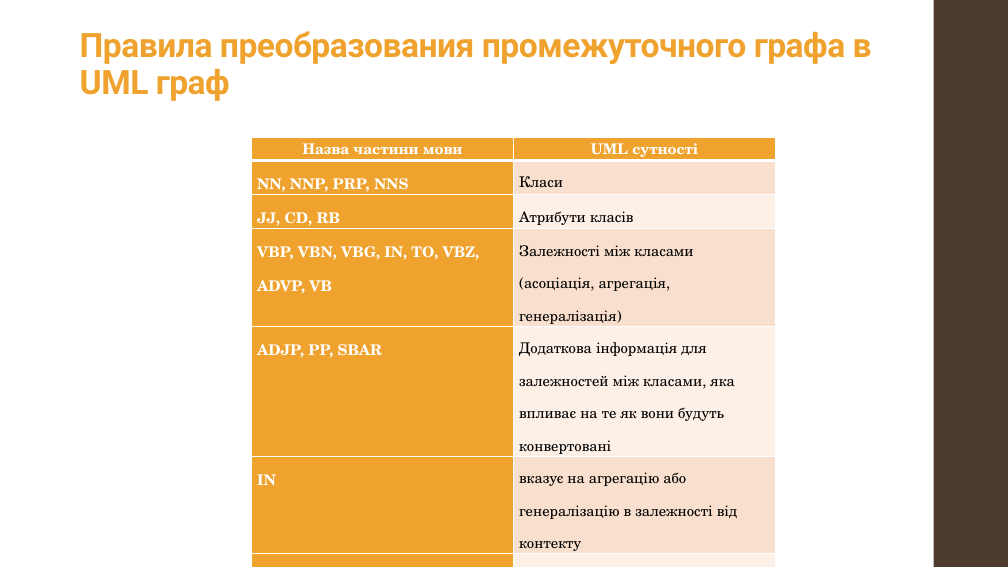
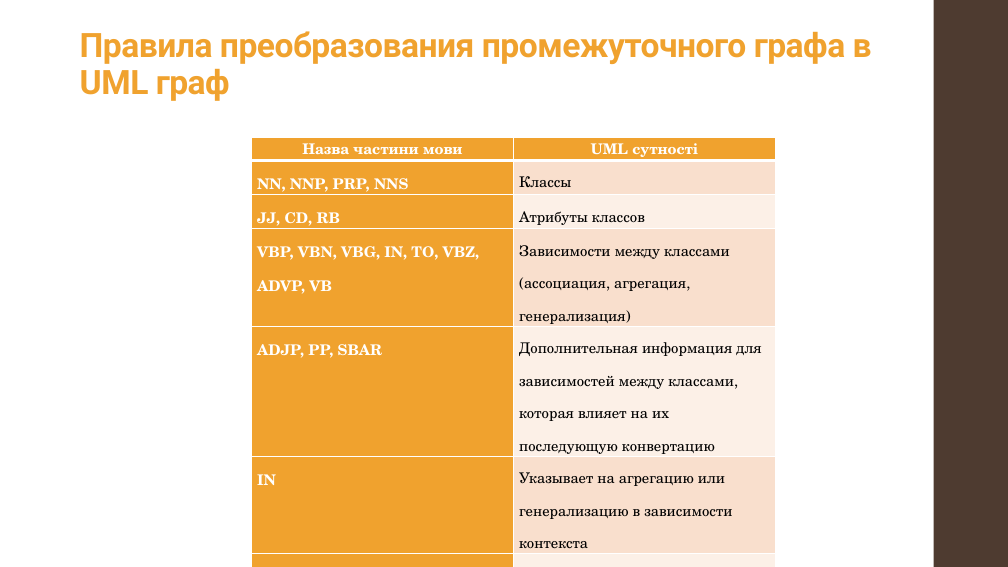
Before and after one commit to alexnodejs/onto-diploma, a slide deck: slide 9 of presentation/Moiseyenko_presentation.pptx. Drawn at 1008x567 pixels with LibreOffice and Linux fonts; fonts in the diff are those of the drawing. Boxes give left, top, right and bottom in pixels: in the first picture for what was removed or moved away, otherwise in the second. Text is boxed around its words. In the diff, an @@ line names an element or a change of style, - is before the commit and + after.

```diff
--- a/presentation/Moiseyenko_presentation.pptx
+++ b/presentation/Moiseyenko_presentation.pptx
@@ table at box(252, 138, 777, 558) @@
-row 2, column 2: Класи
+row 2, column 2: Классы
-row 3, column 2: Атрибути класів
+row 3, column 2: Атрибуты классов
-row 4, column 2: Залежності між класами (асоціація, агрегація, генералізація)
+row 4, column 2: Зависимости между классами (ассоциация, агрегация, генерализация)
-row 5, column 2: Додаткова інформація для залежностей між класами, яка впливає на те як вони будуть конвертовані
+row 5, column 2: Дополнительная информация для зависимостей между классами, которая влияет на их последующую конвертацию
-row 6, column 2: вказує на агрегацію або генералізацію в залежності від контекту
+row 6, column 2: Указывает на агрегацию или генерализацию в зависимости контекста
-row 7, column 2: Поєднання однакових по типу залежностей
+row 7, column 2: Соединение одинаковых по типу зависимостей
```
Also in this commit, not shown: 4 other slides changed, 1 other file.
